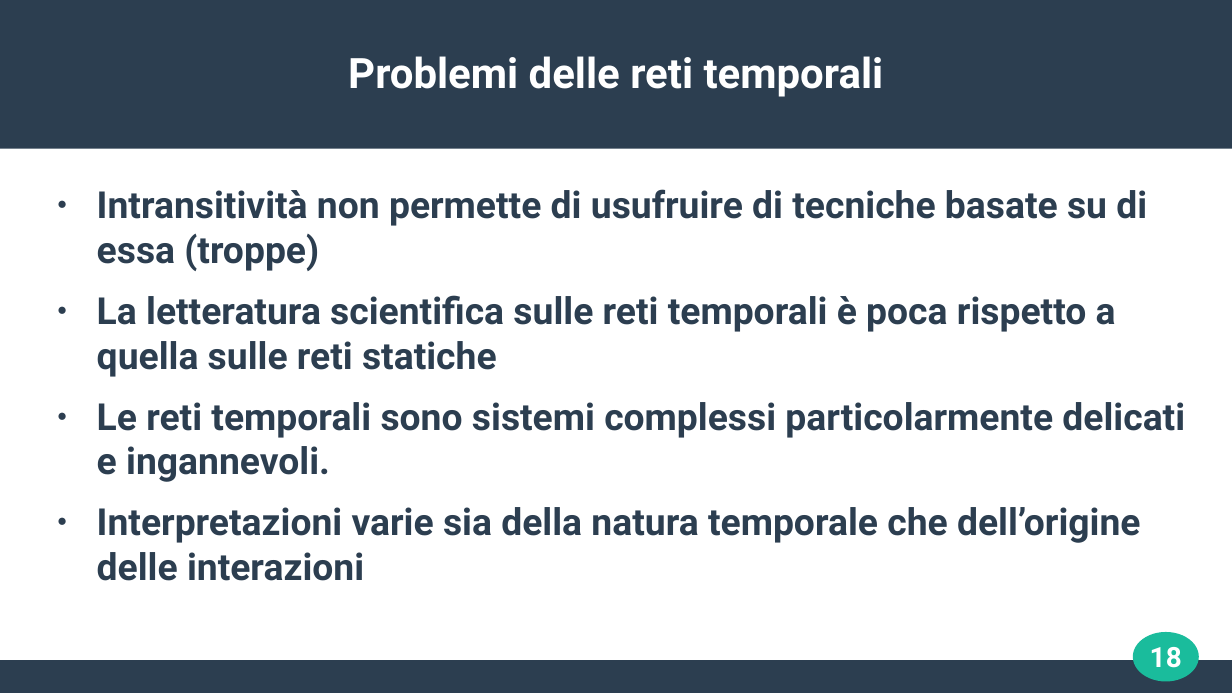
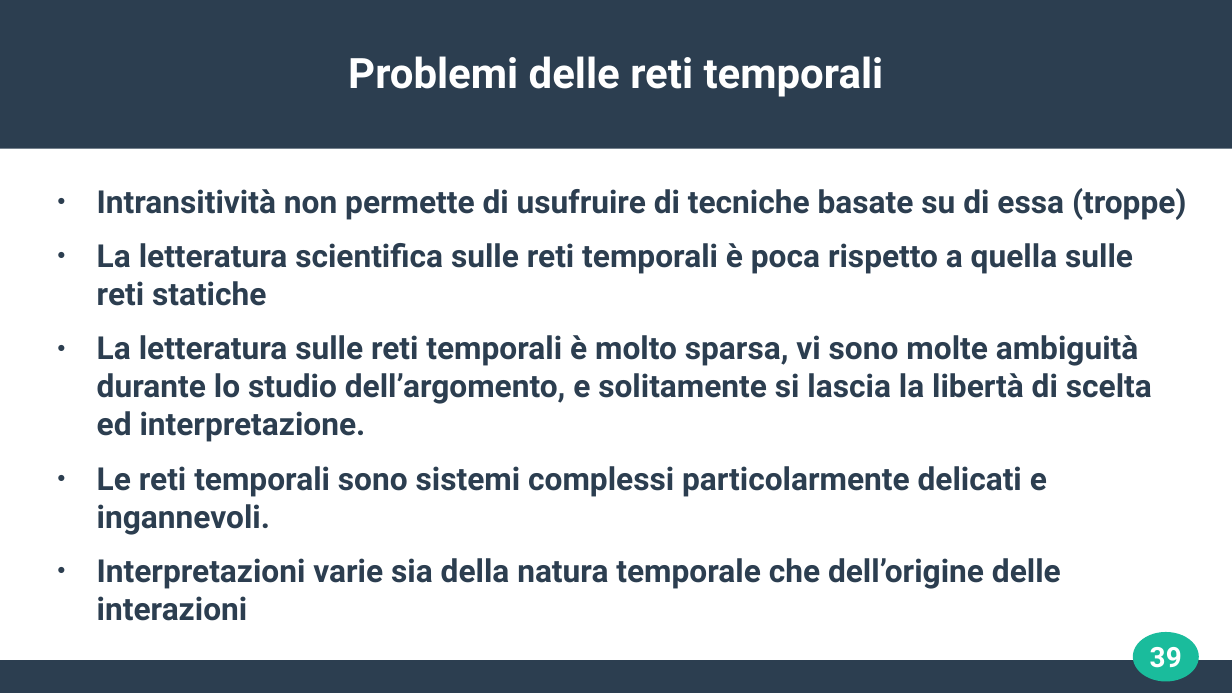
Before and after one commit to josura/appunti_e_cose_condivise, a slide deck: slide 39 of Data_mining/seminario/seminario_TemporalNetwork-GL.odp (slide 18 before the commit). Drawn at 1232x693 pixels with LibreOffice and Linux fonts; fonts in the diff are those of the drawing. Boxes give left, top, right and bottom in pixels: in the first picture for what was removed or moved away, otherwise in the second. Text is boxed around its words. In the diff, an @@ line names an element or a change of style, - is before the commit and + after.

```diff
--- a/Data_mining/seminario/seminario_TemporalNetwork-GL.odp
+++ b/Data_mining/seminario/seminario_TemporalNetwork-GL.odp
@@ text at box(97, 188, 1187, 621): size 24 to 20.4 pt in "Intransitività non permette di usufruire di tecniche ...", "La letteratura scientifica sulle reti temporali è ...", "Le reti temporali sono sistemi complessi particolarmente ...", "Interpretazioni varie sia della natura temporale che ..." @@
@@ text at box(97, 335, 1152, 442): paragraph added @@
+● La letteratura sulle reti temporali è molto sparsa, vi sono molte ambiguità durante lo studio dell’argomento, e solitamente si lascia la libertà di scelta ed interpretazione.
@@ page number at box(1150, 647, 1182, 668): text changed @@
-18
+39
```
Also in this commit, not shown: 6 other slides changed, 24 slides added, 1 other file.
